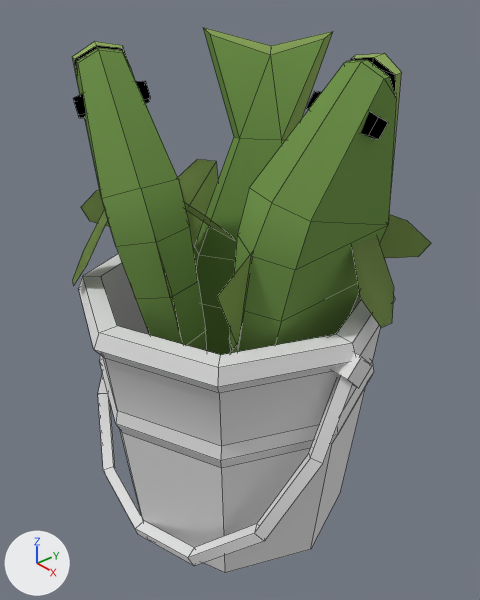
Renders of the Blender file scripts/fishing/fish/resources/Fish.blend from each side of a commit.
Both versions are drawn from a 50 mm lens placed at (1.594, -1.344, 1.136), pointed at (0.024, 0.005, 0.016). Lighting does not change. The marker at lower left points along +X, +Y and +Z. Mesh edges are drawn as thin lines.

Names of what the first picture shows: 'Largemouth_Bass_Vert.001', 'Largemouth_Bass_Vert.002', 'Largemouth_Bass_Vert.003', 'this is a bucket'.
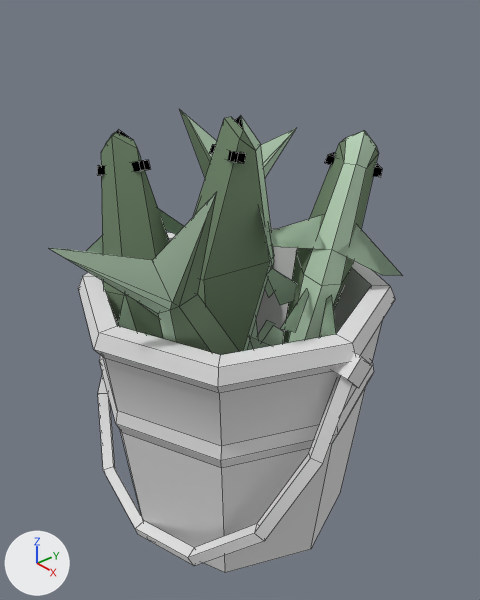
Boxes [x1, y1, x2, y2] around the edits, measured in the pictures (480 x 600 px):
'Largemouth_Bass_Vert.002', hidden (green)
    before: [217, 53, 431, 353]
'Largemouth_Bass_Vert.003', hidden (green)
    before: [72, 41, 234, 351]
'Largemouth_Bass_Vert.001', hidden (green)
    before: [178, 27, 333, 355]
'Pacific_Sardine_Plane.004', added (green)
    after: [138, 115, 296, 351]
    faces in mat_sardine_primary (green #758a70): [194, 117, 270, 351]
    faces in mat_sardine_secondary (light grey #bed9be): [138, 117, 296, 351]
    faces in mat_black (black #000000): [209, 115, 246, 164]
'Pacific_Sardine_Plane.002', shown
    after: [266, 131, 403, 344]
'Pacific_Sardine_Plane.003', shown
    after: [49, 192, 240, 355]
'Pacific_Sardine_Plane.000', shown (green)
    after: [86, 129, 184, 338]
'Pacific_Sardine_Plane.001', shown
    after: [180, 110, 296, 346]

What the commit changed:
Object 'Pacific_Sardine_Plane.003' (ob_pacific_sardine_plane_003) moves from (0.14, -0.14, -0.24) to (0.18, -0.17, -0.24).
Object 'Pacific_Sardine_Plane.003' (ob_pacific_sardine_plane_003) turns from (72, -6.3, -218) to (71, -16, -215) degrees about x, y and z.
Object 'Pacific_Sardine_Plane.003' (ob_pacific_sardine_plane_003) is now shown.
Object 'Pacific_Sardine_Plane.002' (ob_pacific_sardine_plane_002) moves from (0.09, 0.25, -0.03) to (0.14, 0.26, -0.03).
Object 'Pacific_Sardine_Plane.002' (ob_pacific_sardine_plane_002) turns from (-95, 1.7, -340) to (-95, 12, -321) degrees about x, y and z.
Object 'Pacific_Sardine_Plane.002' (ob_pacific_sardine_plane_002) is now shown.
Object 'Pacific_Sardine_Plane.001' (ob_pacific_sardine_plane_001) moves from (-0.19, 0.07, -0.24) to (-0.24, 0.09, -0.24).
Object 'Pacific_Sardine_Plane.001' (ob_pacific_sardine_plane_001) turns from (79, -8.7, -5.1) to (79, -14, -24) degrees about x, y and z.
Object 'Pacific_Sardine_Plane.001' (ob_pacific_sardine_plane_001) is now shown.
Object 'Pacific_Sardine_Plane.000' (ob_pacific_sardine_plane_000) moves from (-0.11, -0.23, -0.04) to (-0.184, -0.239, -0.04).
Object 'Pacific_Sardine_Plane.000' (ob_pacific_sardine_plane_000) turns from (-85, 0, -120) to (-85, 10, -144) degrees about x, y and z.
Object 'Pacific_Sardine_Plane.000' (ob_pacific_sardine_plane_000) is now shown.
Object 'Largemouth_Bass_Vert.003' (ob_largemouth_bass_vert_003) is now hidden.
Object 'Largemouth_Bass_Vert.002' (ob_largemouth_bass_vert_002) is now hidden.
Object 'Largemouth_Bass_Vert.001' (ob_largemouth_bass_vert_001) is now hidden.
Object 'Pacific_Sardine_Plane.004' (ob_pacific_sardine_plane_004) is new; it shows a copy of the mesh of ob_pacific_sardine_plane_000.
Its location is (-0.024, -0.069, 0.01).
Its rotation in degrees is (-84, 5.1, -194).
It gains a EDGE_SPLIT modifier named 'EdgeSplit'.
